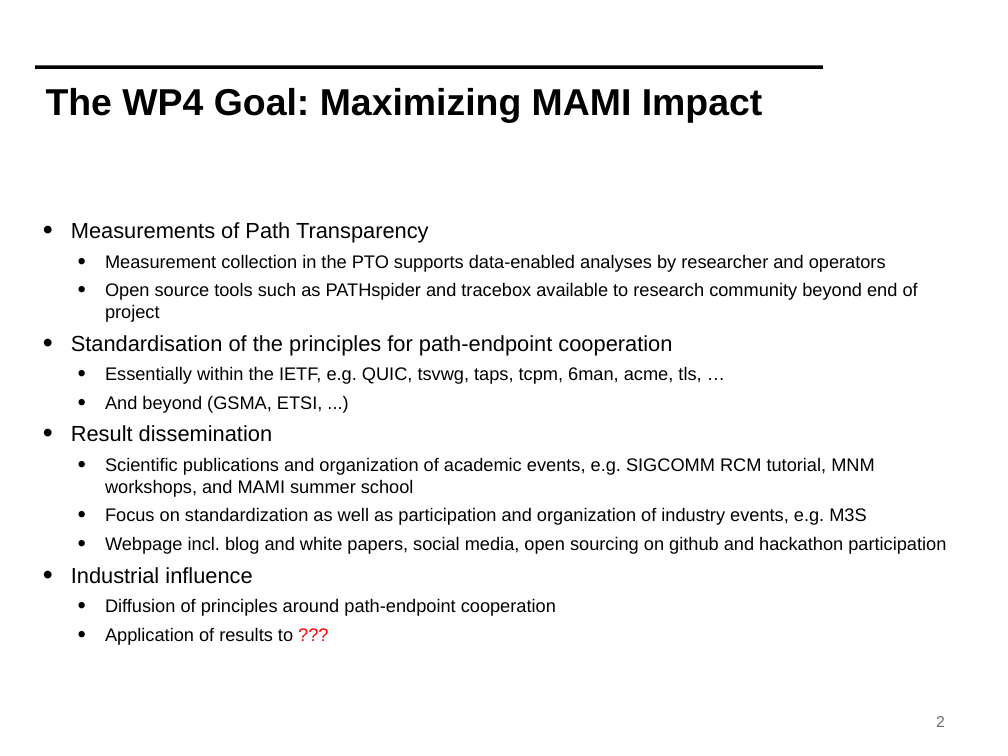
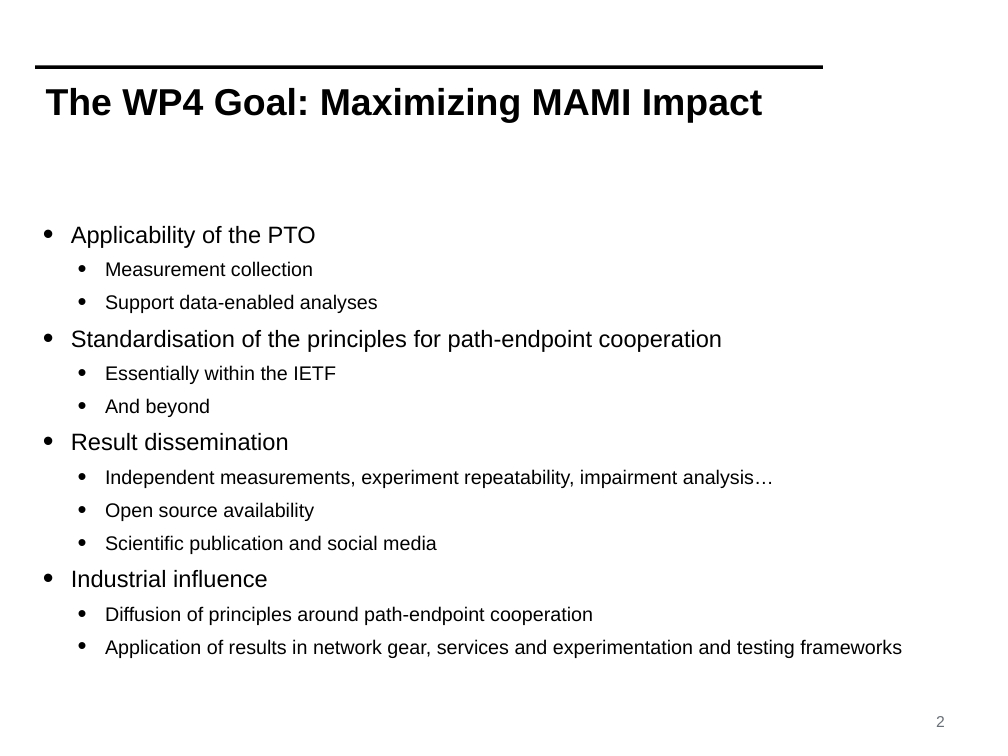
Before and after one commit to mami-project/roadshows, a slide deck: slide 2 of review3-brussels/WP4-ReviewFinal.pptx. Drawn at 1008x756 pixels with LibreOffice and Linux fonts; fonts in the diff are those of the drawing; background and template pictures are left out. Boxes give left, top, right and bottom in pixels: in the first picture for what was removed or moved away, otherwise in the second. Text is boxed around its words. In the diff, an @@ line names an element or a change of style, - is before the commit and + after.

```diff
--- a/review3-brussels/WP4-ReviewFinal.pptx
+++ b/review3-brussels/WP4-ReviewFinal.pptx
@@ text at (x1=71, y1=226, x2=378, y2=313): text changed; size 18.5 to 20 pt @@
-• Measurements of Path Transparency
-  • Measurement collection in the PTO supports data-enabled analyses by researcher and operators
-  • Open source tools such as PATHspider and tracebox available to research community beyond end of project
+• Applicability of the PTO
+  • Measurement collection
+  • Support data-enabled analyses
@@ text at (x1=71, y1=330, x2=722, y2=625): size 22.2 to 24 pt in "Standardisation of the principles for path-endpoint cooperat ...", "Result dissemination", "Industrial influence"; size 18.5 to 20 pt in "Diffusion of principles around path-endpoint cooperation"; line spacing 1 to 1.1 @@
@@ text at (x1=105, y1=365, x2=336, y2=417): text changed; size 18.5 to 20 pt @@
-  • Essentially within the IETF, e.g. QUIC, tsvwg, taps, tcpm, 6man, acme, tls, …
-  • And beyond (GSMA, ETSI, ...)
+  • Essentially within the IETF
+  • And beyond
@@ text at (x1=105, y1=469, x2=774, y2=554): text changed; size 18.5 to 20 pt @@
-  • Scientific publications and organization of academic events, e.g. SIGCOMM RCM tutorial, MNM workshops, and MAMI summer school
-  • Focus on standardization as well as participation and organization of industry events, e.g. M3S
-  • Webpage incl. blog and white papers, social media, open sourcing on github and hackathon participation
+  • Independent measurements, experiment repeatability, impairment analysis…
+  • Open source availability
+  • Scientific publication and social media
@@ text at (x1=105, y1=639, x2=902, y2=658): text changed; size 18.5 to 20 pt @@
-  • Application of results to ???
+  • Application of results in network gear, services and experimentation and testing frameworks
```
Also in this commit, not shown: 10 other slides changed.
